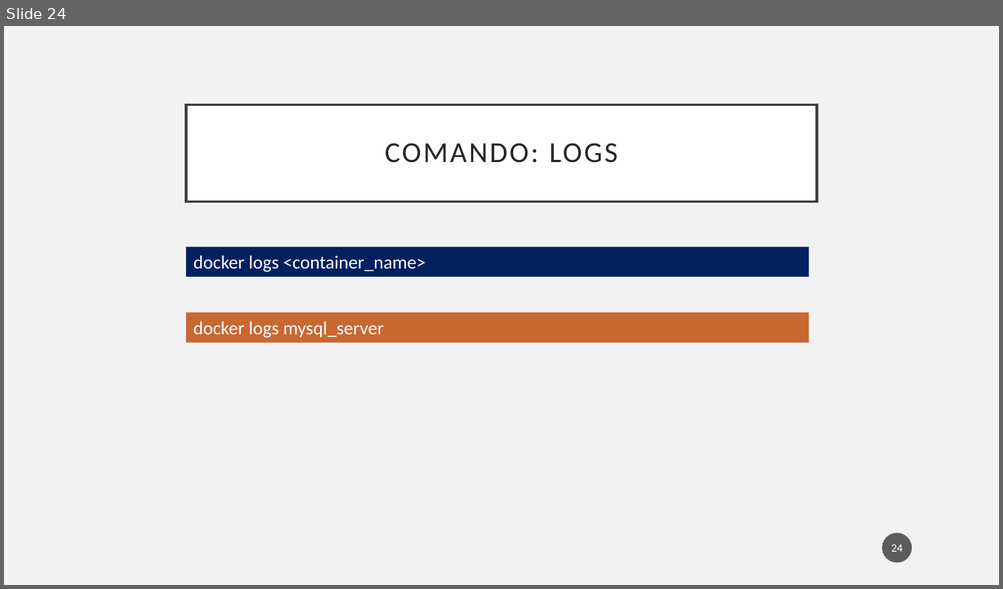
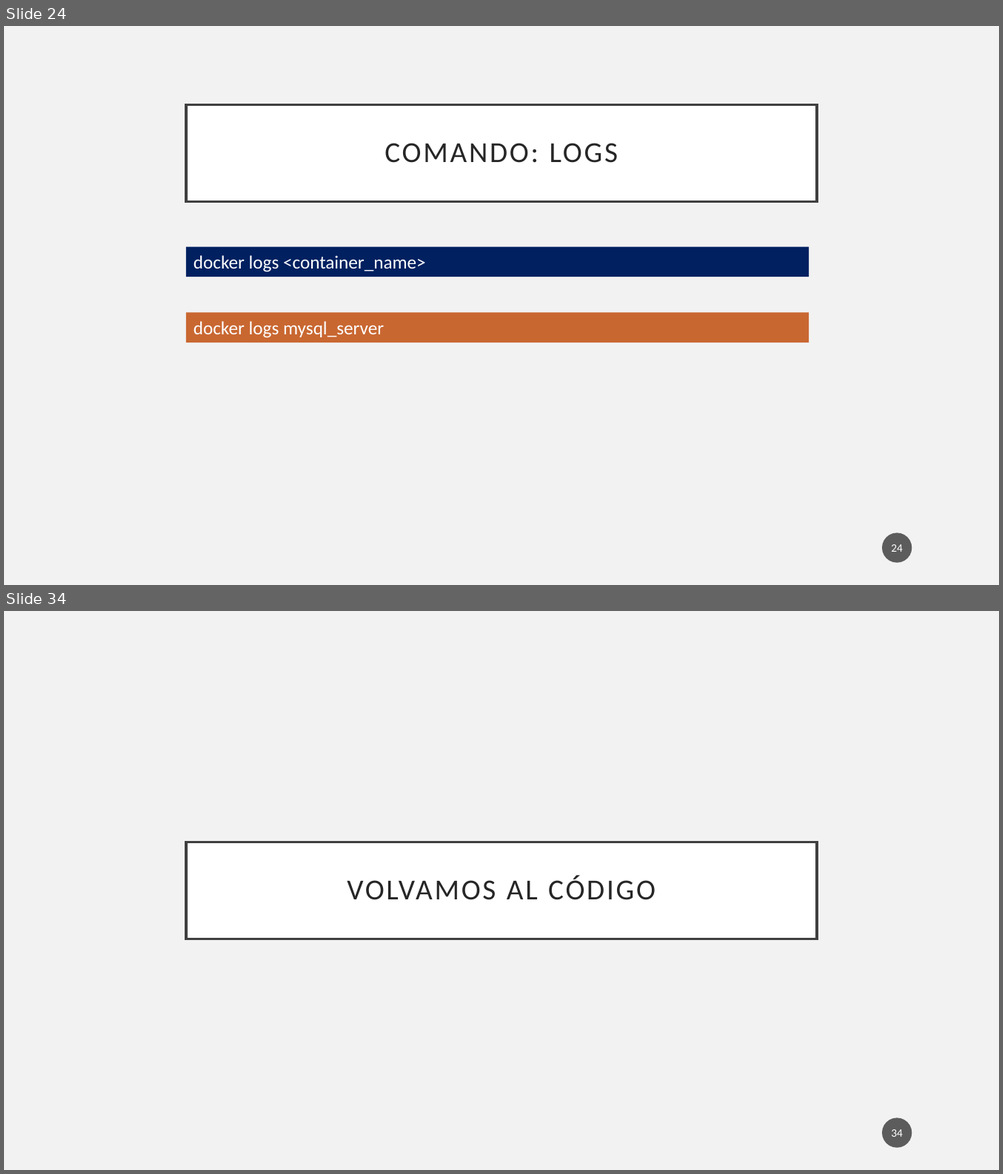
Before and after one commit to pablodevrzmz/python-docker-k8s-workshop, a slide deck: week 1/week_1_intro.pptx. Shown one above the other, each under a label of ours: slide 24 before the commit, slides 24 and 34 after it; the slides between them are not shown. The pictures are 1003x589 and 1003x1174 pixels, drawn with LibreOffice and Linux fonts; fonts in the diff are those of the drawing. Boxes give left, top, right and bottom in pixels: in the first picture for what was removed or moved away, otherwise in the second. Text is boxed around its words. In the diff, an @@ line names an element or a change of style, - is before the commit and + after.

```diff
--- a/week 1/week_1_intro.pptx
+++ b/week 1/week_1_intro.pptx
@@ slide 34 added at [4,611,999,1170], background #F2F2F2 @@
@@ title added at [186,843,817,940], fill #FFFFFF, outline #404040 2.5 pt, 28 pt, text #262626 @@
+VOLVAMOS AL CÓDIGO
@@ page number added at [882,1119,912,1148], fill #1D1D1D at 70% opacity, 11 pt, text #FFFFFF @@
+34
```
Also in this commit, not shown: 1 slide changed, 9 other slides added, 6 other files.
